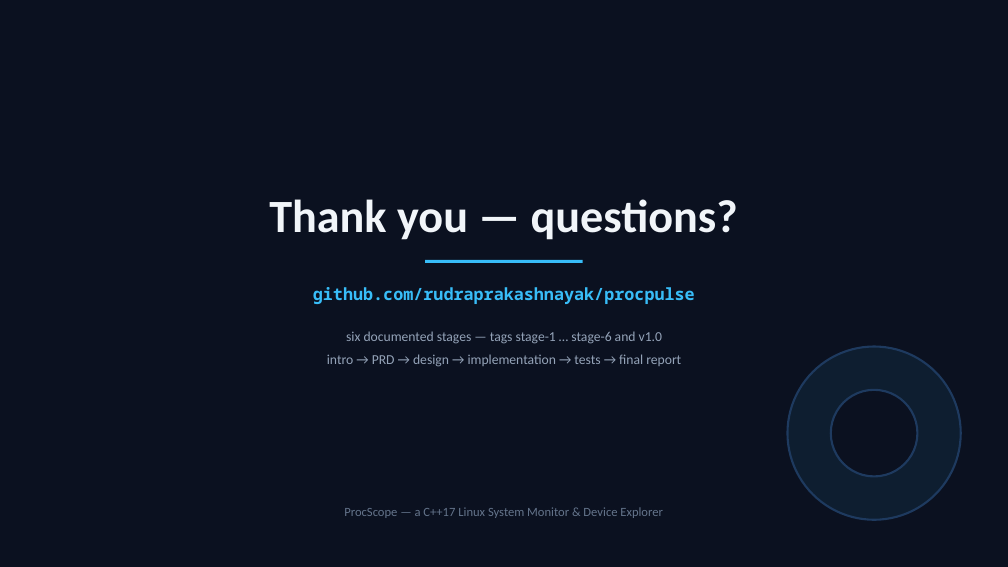
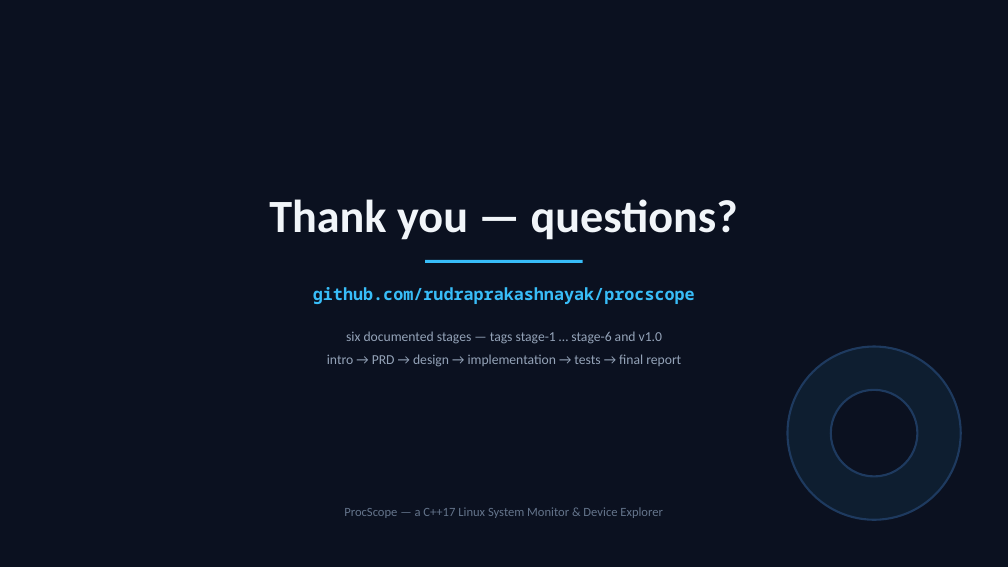
Before and after one commit to iamswoyam/procscope, a slide deck: slide 11 of docs/ProcScope-Interview-Deck.pptx. Drawn at 1008x567 pixels with LibreOffice and Linux fonts; fonts in the diff are those of the drawing. Boxes give left, top, right and bottom in pixels: in the first picture for what was removed or moved away, otherwise in the second. Text is boxed around its words. In the diff, an @@ line names an element or a change of style, - is before the commit and + after.

```diff
--- a/docs/ProcScope-Interview-Deck.pptx
+++ b/docs/ProcScope-Interview-Deck.pptx
@@ text at (x1=313, y1=287, x2=695, y2=304): text changed @@
-github.com/rudraprakashnayak/procpulse
+github.com/rudraprakashnayak/procscope
```
Also in this commit, not shown: 3 other slides changed, 26 other files.
